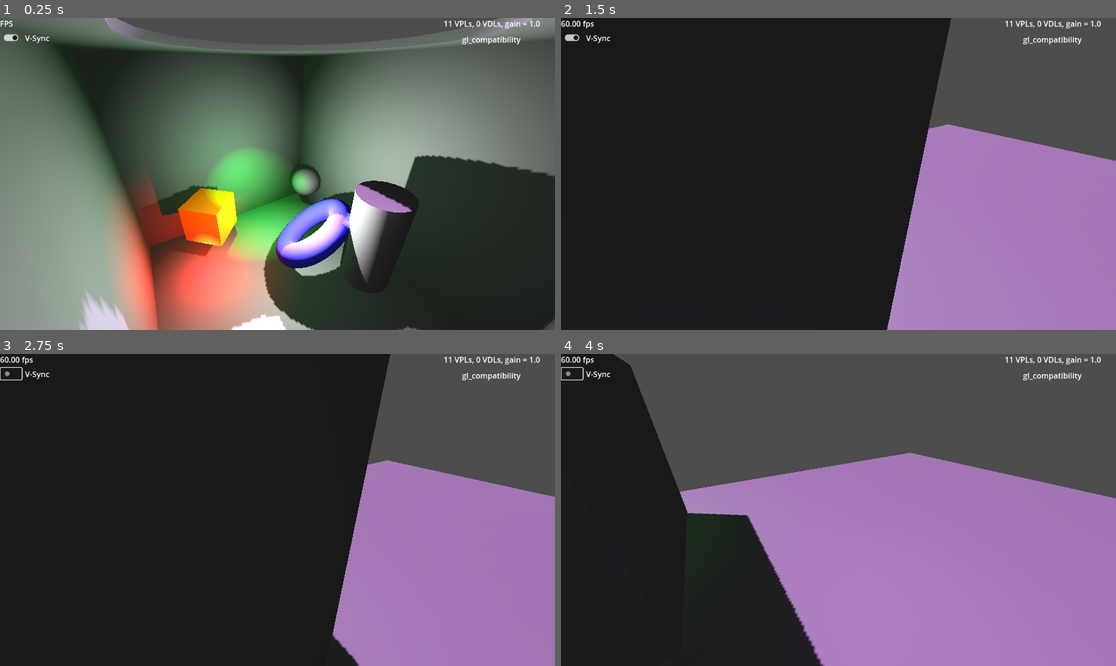
Above: before the commit, frames 1-4 (two rows, left to right).
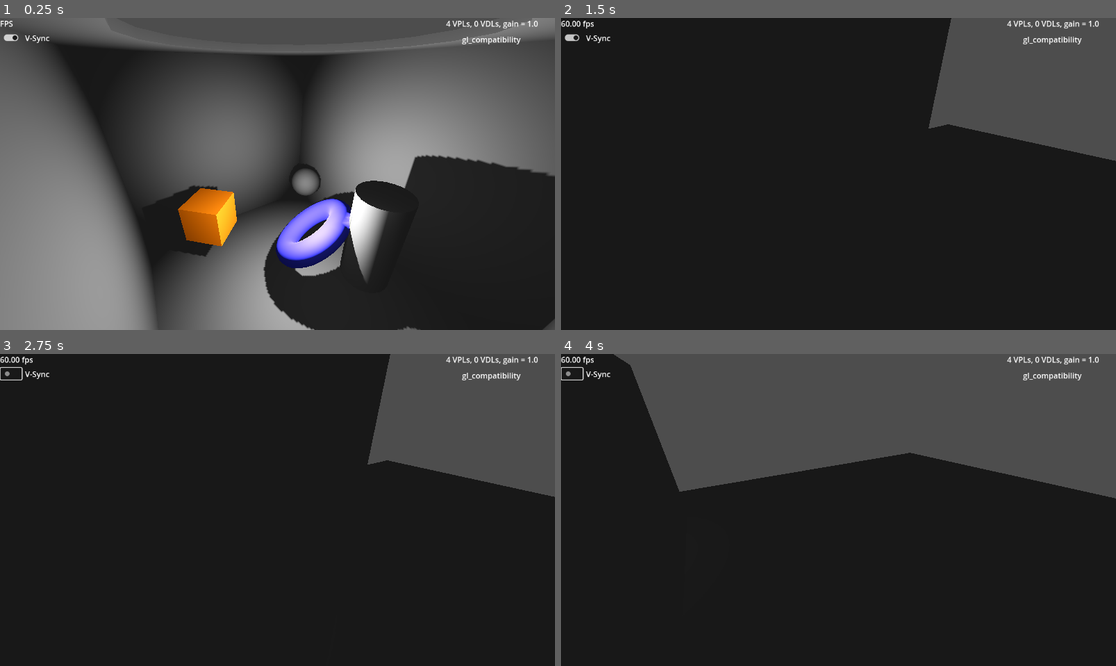
Above: after the commit, the same moments.

Repository: GregPickering/O1S_FauxGI
Game: Godot game, scene res://Scenes/scene_3d.tscn
Two runs of this game, one before a commit and one after it. Both use one fixed random seed, a clock stepped at 60 frames per second and the inputs below.
Inputs (mouse positions are in pixels of both pictures, inside the frame that each line leads up to):
- Up to frame 1 (0.25 s): no input
- Up to frame 2 (1.5 s): tap Enter at 0.5 s; move the mouse to (960, 158) at 0.52 s; hold D 0.53-1.25 s; tap G at 0.6 s; click (960, 158) at 0.67 s; drag from (727, 189) to (810, 236) at 1.27 s
- Up to frame 3 (2.75 s): click (11, 372) at 2 s
- Up to frame 4 (4 s): move the mouse to (894, 441) at 2.77 s; hold D 2.78-3.5 s; tap Q at 2.85 s; tap G at 3.05 s; drag from (810, 572) to (672, 463) at 3.52 s

The runs differ from the first frame. In frame 1, 26% of the frame differs, in the area x 14-98%, y 0-100%; in frame 2, 23%; in frame 3, 23%; in frame 4, 39%, in the area x 21-100%, y 0-100%.

Commit message:
Added CTRL+G hotkey to toggle FauxGI on/off

Diff:
--- a/O1S_FauxGI/faux_gi.gd
+++ b/O1S_FauxGI/faux_gi.gd
@@ -35,7 +35,9 @@
 ## VPLs use omni *AND* spot (180 deg), Compatibility's per-mesh limit is "8 spot + 8 omni"
 const VPLs_use_spots : bool = true
 ## Do we want to spawn VPLs for source lights which don't cast shadows?
-const include_shadowless : bool = false
+const include_shadowless : bool = true
+## Do we want to hotkey GTRL+G to toggle FauxGI?
+const enable_ctrl_g : bool = true
 ## scales all light power
 const scale_all_light_energy : float = 0.25
 ## ignore any VPLs with negligible energy
@@ -133,6 +135,13 @@
 var raycast_hits : PackedVector3Array = []
 var raycast_misses : PackedVector3Array = []
 @onready var draw_rays : ImmediateMesh = $RaycastDebug.mesh
+
+func _unhandled_key_input( event ):
+	# add the hotkey CTRL+G to toggle global illumination
+	if enable_ctrl_g and (event is InputEventKey):
+		if event.pressed and (event.keycode == KEY_G) and event.is_command_or_control_pressed():
+			bounce_gain = 1.0 if (bounce_gain < 0.5) else 0.0
+			get_viewport().set_input_as_handled()
 
 # I need to raycast, which happens here in the physics process
 func _physics_process( _delta ):
--- a/Scenes/scene_3d.tscn
+++ b/Scenes/scene_3d.tscn
@@ -73,12 +73,13 @@
 size = Vector3(15.4212, 0.1, 36.4354)
 
 [node name="SpinSpot" type="Node3D" parent="."]
-transform = Transform3D(0.850745, 0, 0.525579, 0, 1, 0, -0.525579, 0, 0.850745, 0, 0, 0)
+transform = Transform3D(0.700217, 0, -0.71393, 0, 1, 0, 0.71393, 0, 0.700217, 0, 0, 0)
 script = ExtResource("3_ok1gl")
 speed = -1.795
 
 [node name="SpotLight3D" type="SpotLight3D" parent="SpinSpot"]
 transform = Transform3D(0.952537, 0.131593, -0.274512, 0.304381, -0.396676, 0.866026, 0.00507104, -0.908477, -0.417903, 0.79985, 3.19763, -0.713908)
+visible = false
 light_color = Color(0.192157, 1, 0.32549, 1)
 light_energy = 2.0
 shadow_enabled = true
@@ -91,7 +92,8 @@
 shadow_enabled = true
 
 [node name="SpinDir" type="Node3D" parent="."]
-transform = Transform3D(0.376951, 0, -0.926233, 0, 1, 0, 0.926233, 0, 0.376951, 0, 0, 0)
+transform = Transform3D(-0.870155, 0, -0.492779, 0, 1, 0, 0.492779, 0, -0.870155, 0, 0, 0)
+visible = false
 script = ExtResource("3_ok1gl")
 speed = 0.42
 
